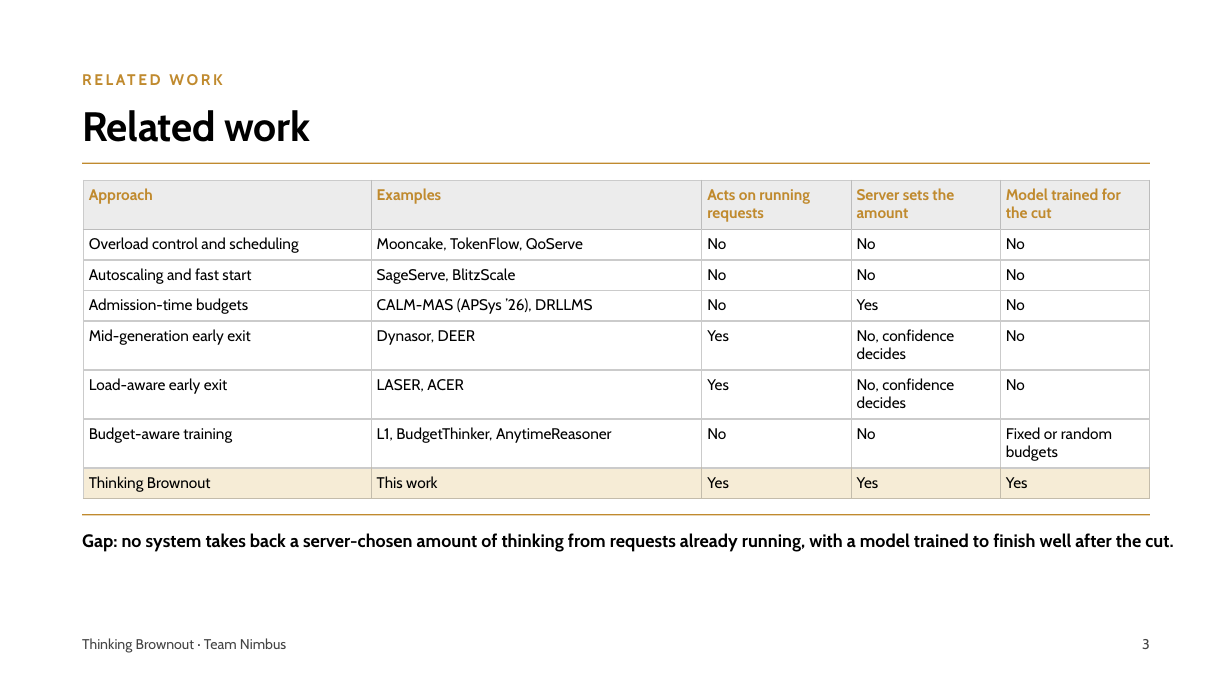
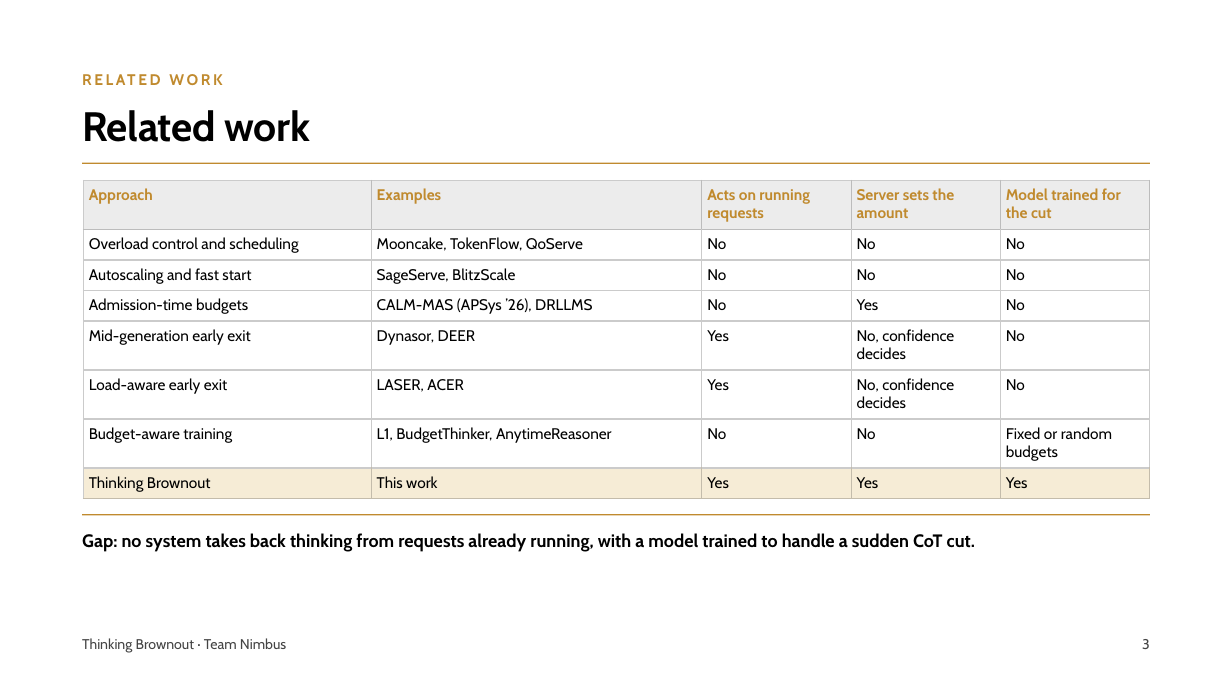
Before and after one commit to pyangyu/team1_nimbus_copy, a slide deck: slide 3 of Symposium Slides.pptx. Drawn at 1232x693 pixels with LibreOffice and Linux fonts; fonts in the diff are those of the drawing. Boxes give left, top, right and bottom in pixels: in the first picture for what was removed or moved away, otherwise in the second. Text is boxed around its words. In the diff, an @@ line names an element or a change of style, - is before the commit and + after.

```diff
--- a/Symposium Slides.pptx
+++ b/Symposium Slides.pptx
@@ text at <box>82,533,975,552</box>: text changed @@
-Gap: no system takes back a server-chosen amount of thinking from requests already running, with a model trained to finish well after the cut.
+Gap: no system takes back thinking from requests already running, with a model trained to handle a sudden CoT cut.
```
Also in this commit, not shown: 2 other slides changed.
